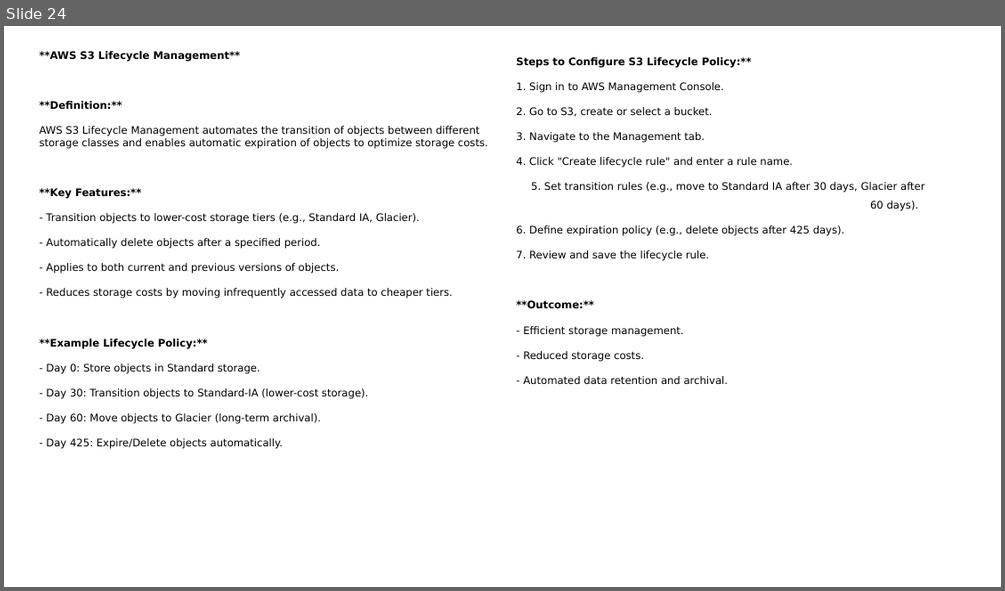
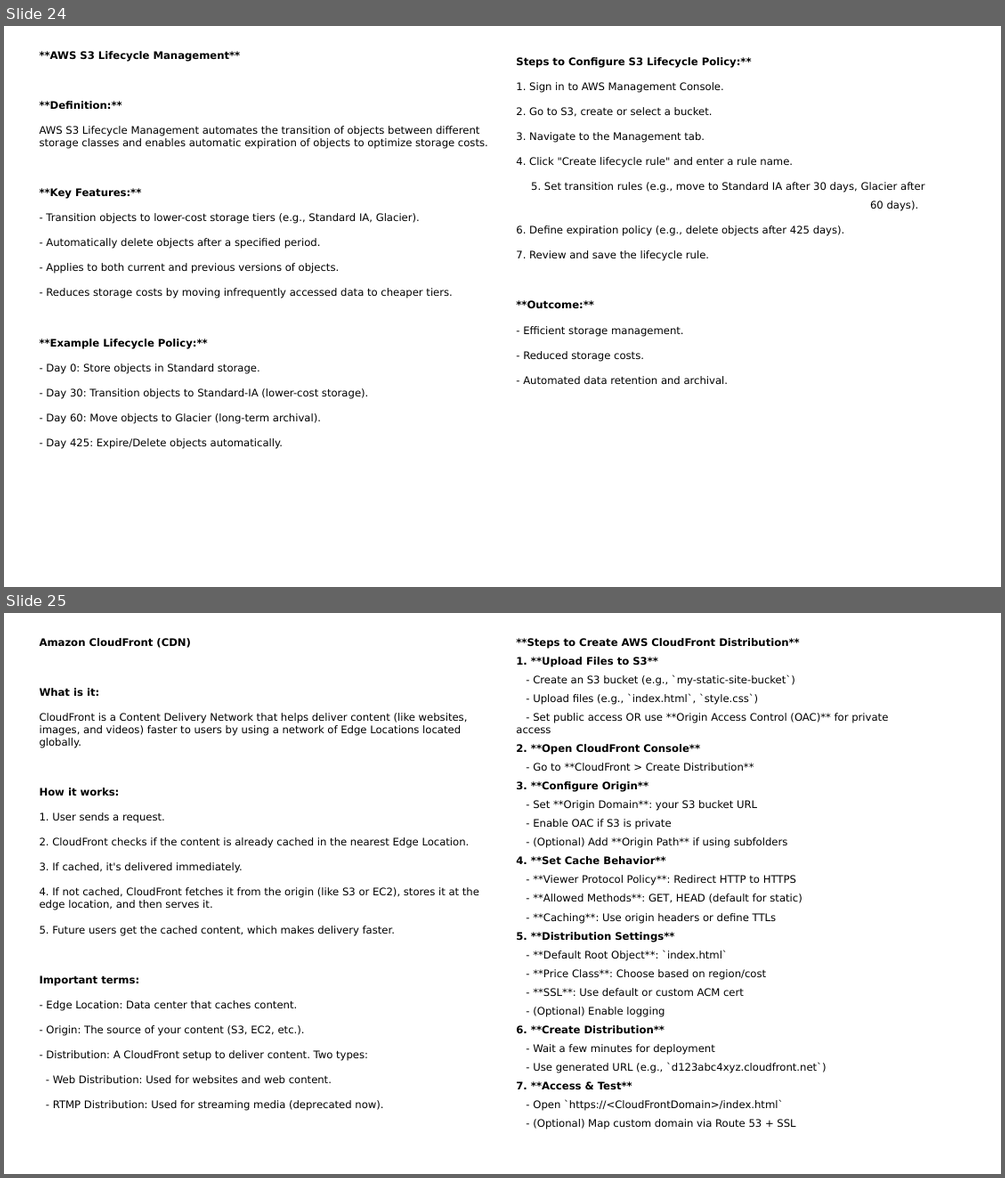
Before and after one commit to NaniBabuPallapu/learning_section, a slide deck: AWS Learning/AWS Cloud Practitioner Tutorial By Nani.pptx. Shown one above the other, each under a label of ours: slide 24 before the commit, slides 24 and 25 after it. The pictures are 1005x591 and 1005x1178 pixels, drawn with LibreOffice and Linux fonts; fonts in the diff are those of the drawing. Boxes give left, top, right and bottom in pixels: in the first picture for what was removed or moved away, otherwise in the second. Text is boxed around its words. In the diff, an @@ line names an element or a change of style, - is before the commit and + after.

```diff
--- a/AWS Learning/AWS Cloud Practitioner Tutorial By Nani.pptx
+++ b/AWS Learning/AWS Cloud Practitioner Tutorial By Nani.pptx
@@ slide 25 added at (4,613,1001,1174), background #FFFFFF @@
@@ text added at (40,638,479,1111), 10 pt, text #000000 @@
+Amazon CloudFront (CDN)
+What is it:
+CloudFront is a Content Delivery Network that helps deliver content (like websites, images, and videos) faster to users by using a network of Edge Locations located globally.
+How it works:
+1. User sends a request.
+2. CloudFront checks if the content is already cached in the nearest Edge Location.
+3. If cached, it's delivered immediately.
+4. If not cached, CloudFront fetches it from the origin (like S3 or EC2), stores it at the edge location, and then serves it.
+5. Future users get the cached content, which makes delivery faster.
+Important terms:
+- Edge Location: Data center that caches content.
+- Origin: The source of your content (S3, EC2, etc.).
+- Distribution: A CloudFront setup to deliver content. Two types:
+- Web Distribution: Used for websites and web content.
+- RTMP Distribution: Used for streaming media (deprecated now).
@@ text added at (516,638,888,1129), 10 pt, text #000000 @@
+**Steps to Create AWS CloudFront Distribution**
+1. **Upload Files to S3**
+- Create an S3 bucket (e.g., `my-static-site-bucket`)
+- Upload files (e.g., `index.html`, `style.css`)
+- Set public access OR use **Origin Access Control (OAC)** for private access
+2. **Open CloudFront Console**
+- Go to **CloudFront > Create Distribution**
+3. **Configure Origin**
+- Set **Origin Domain**: your S3 bucket URL
+- Enable OAC if S3 is private
+- (Optional) Add **Origin Path** if using subfolders
+4. **Set Cache Behavior**
+- **Viewer Protocol Policy**: Redirect HTTP to HTTPS
+- **Allowed Methods**: GET, HEAD (default for static)
+- **Caching**: Use origin headers or define TTLs
+5. **Distribution Settings**
+- **Default Root Object**: `index.html`
+- **Price Class**: Choose based on region/cost
+- **SSL**: Use default or custom ACM cert
+- (Optional) Enable logging
+6. **Create Distribution**
+- Wait a few minutes for deployment
+- Use generated URL (e.g., `d123abc4xyz.cloudfront.net`)
+7. **Access & Test**
+- Open `https://<CloudFrontDomain>/index.html`
+- (Optional) Map custom domain via Route 53 + SSL
```
Also in this commit, not shown: 6 other slides added, 29 other files.
